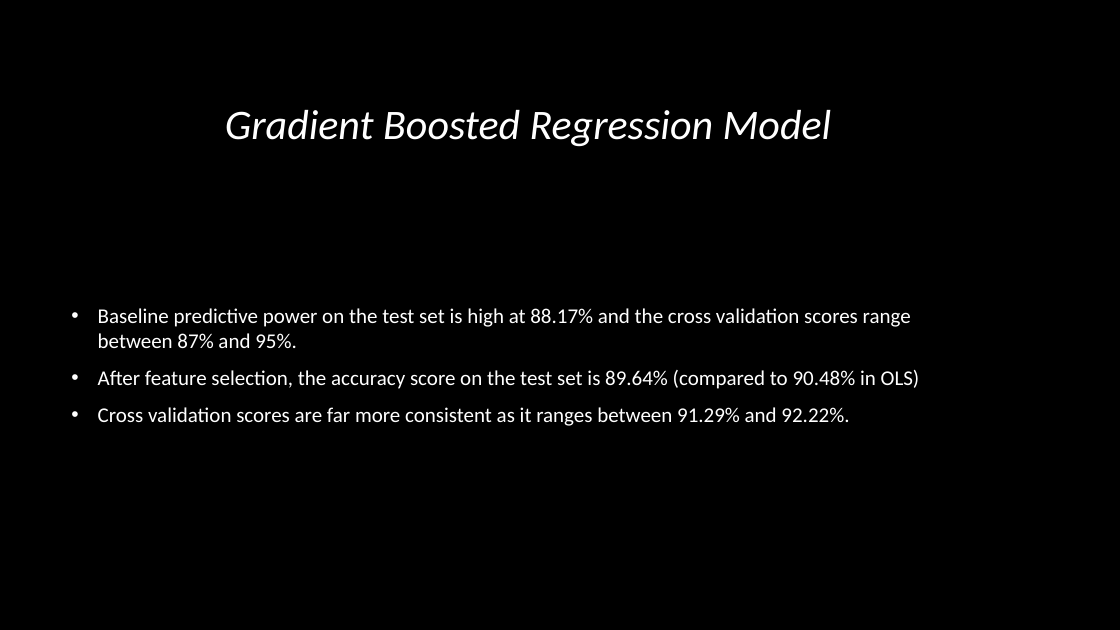
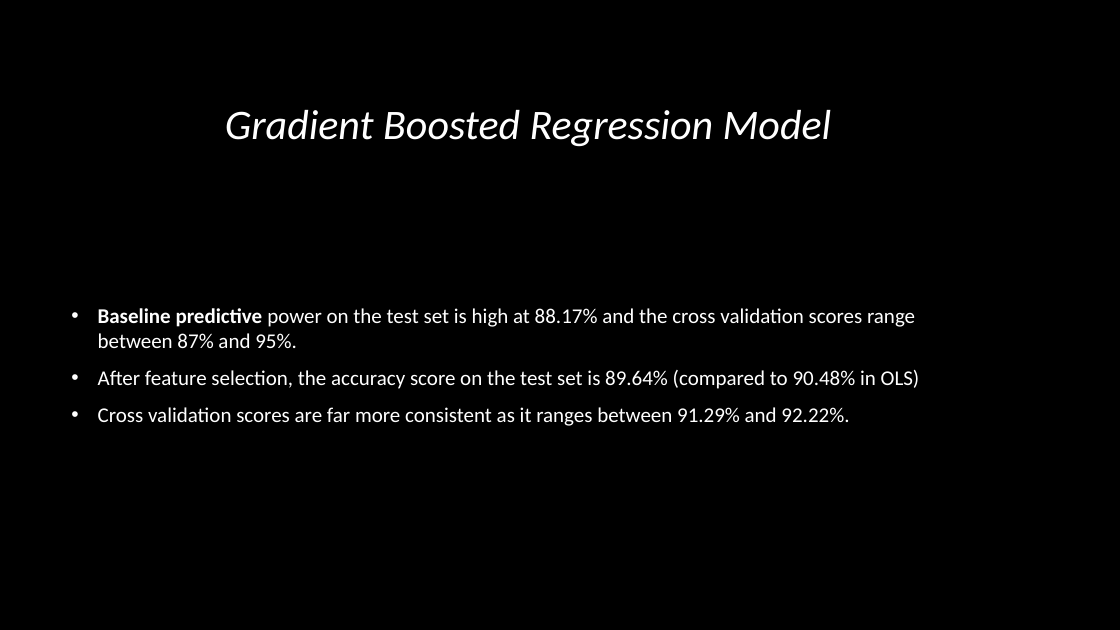
Before and after one commit to ayan1995/Thinkful, a slide deck: slide 14 of Bootcamp/Unit 3 Deeper into Supervised Learning/Supervised Learning Capstone/data-science-for-good/PASSNYC Capstone Predicting Attendance .pptx (slide 15 before the commit). Drawn at 1120x630 pixels with LibreOffice and Linux fonts; fonts in the diff are those of the drawing; background and template pictures are left out. Boxes give left, top, right and bottom in pixels: in the first picture for what was removed or moved away, otherwise in the second. Text is boxed around its words. In the diff, an @@ line names an element or a change of style, - is before the commit and + after.

```diff
--- a/Bootcamp/Unit 3 Deeper into Supervised Learning/Supervised Learning Capstone/data-science-for-good/PASSNYC Capstone Predicting Attendance .pptx
+++ b/Bootcamp/Unit 3 Deeper into Supervised Learning/Supervised Learning Capstone/data-science-for-good/PASSNYC Capstone Predicting Attendance .pptx
@@ text at <box>98,308,915,348</box>: bold on in "Baseline predictive" @@
```
Also in this commit, not shown: 5 other slides changed, 2 slides added, 8 slides removed, 2 other files.
